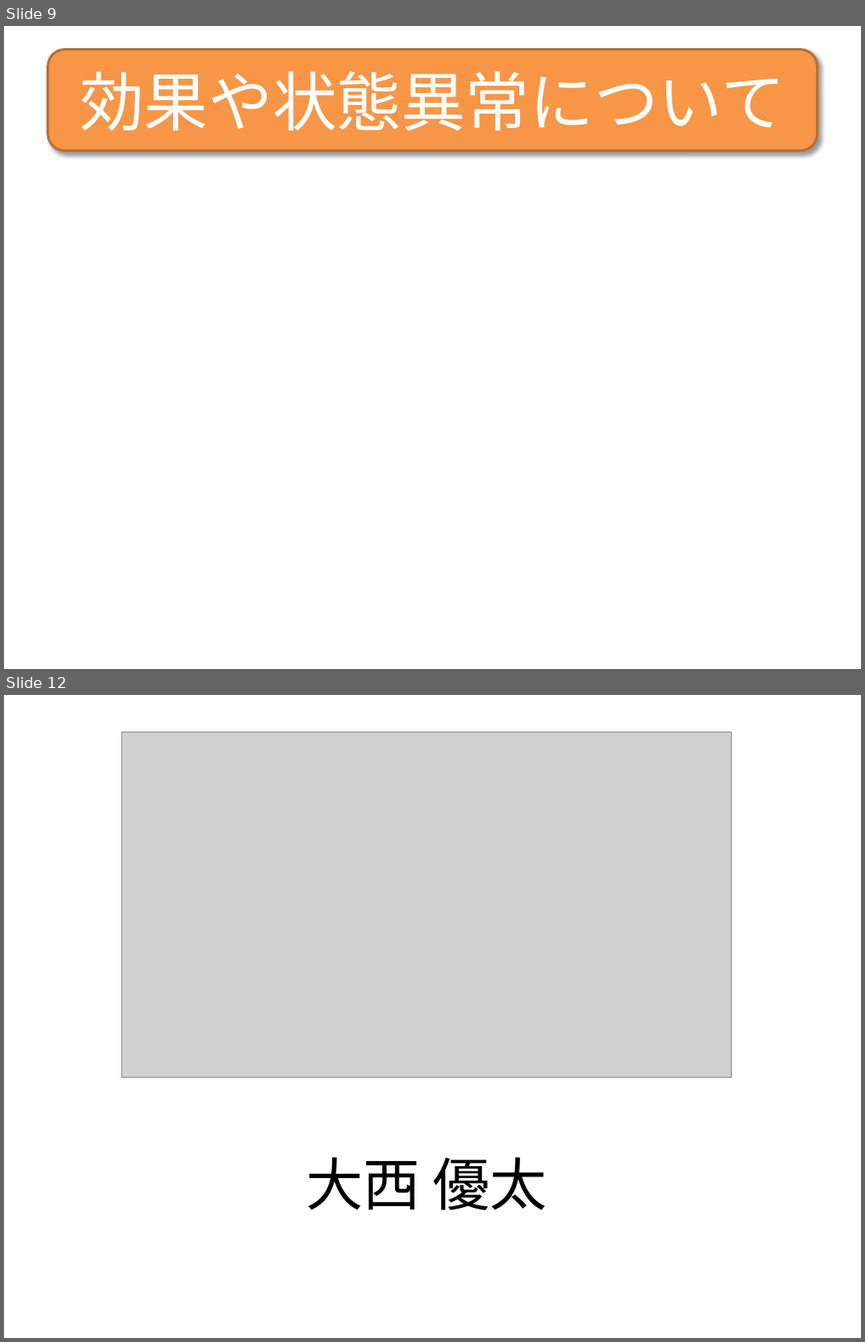
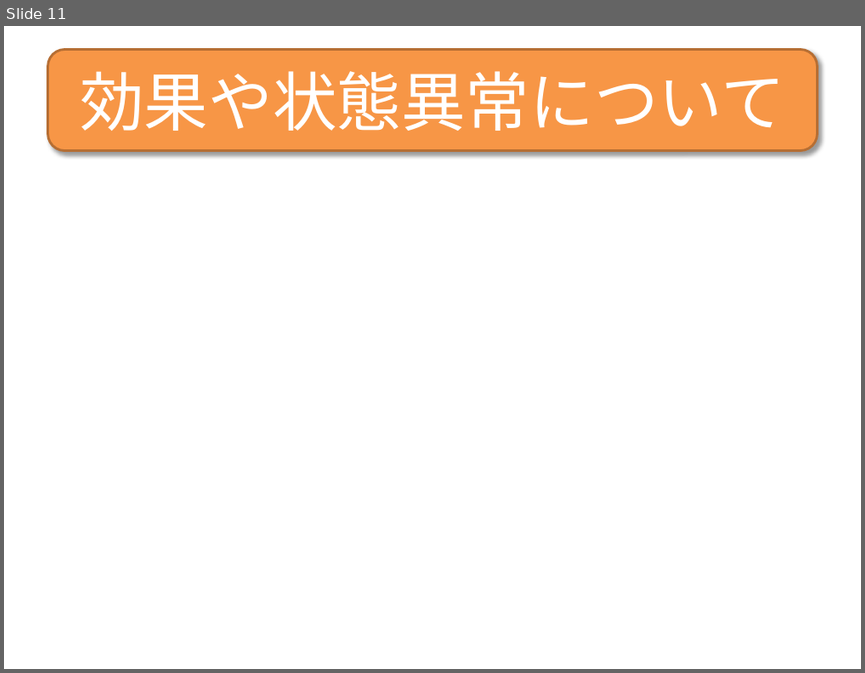
Before and after one commit to TeamNogic/Nogic, a slide deck: プレゼン/Nogic.pptx. Shown one above the other, each under a label of ours: slides 9 and 12 before the commit, slide 11 after it; the slides between them are not shown. The pictures are 865x1342 and 865x673 pixels, drawn with LibreOffice and Linux fonts; fonts in the diff are those of the drawing; grey boxes stand for pictures. Boxes give left, top, right and bottom in pixels: in the first picture for what was removed or moved away, otherwise in the second. Text is boxed around its words. In the diff, an @@ line names an element or a change of style, - is before the commit and + after.

```diff
--- a/プレゼン/Nogic.pptx
+++ b/プレゼン/Nogic.pptx
@@ slide 12 removed at (4,695,861,1338), background #FFFFFF @@
@@ picture removed at (122,732,732,1077) @@
@@ text removed at (306,1157,547,1210) @@
-大西 優太
@@ what was slide 9 is now slide 11 @@
```
Also in this commit, not shown: 2 slides changed, 2 slides added, 5 other slides removed, 6 other files.
